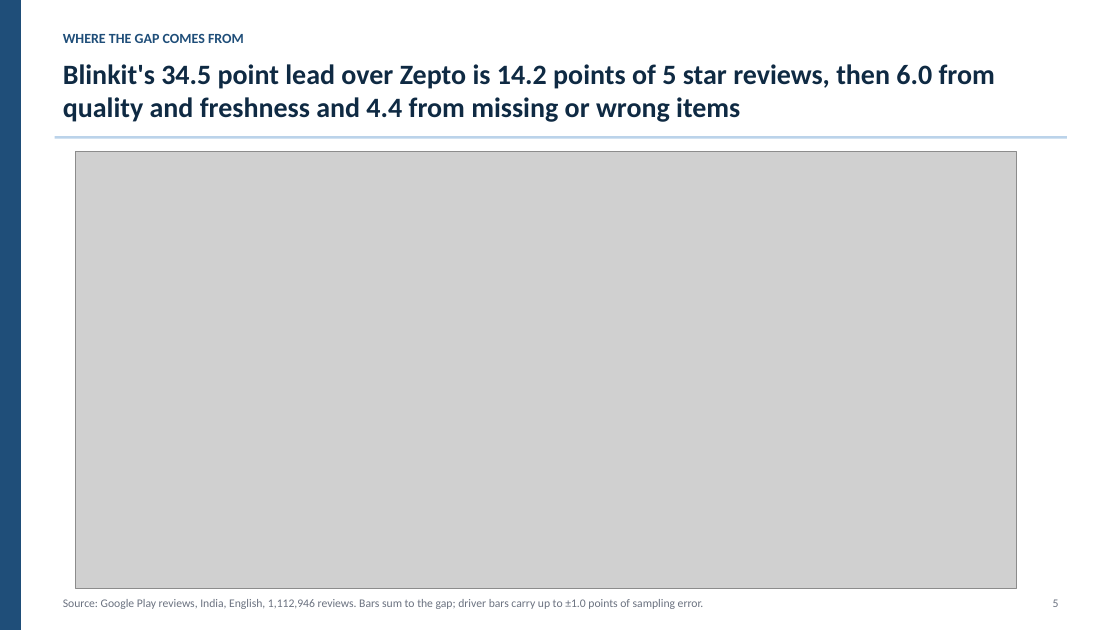
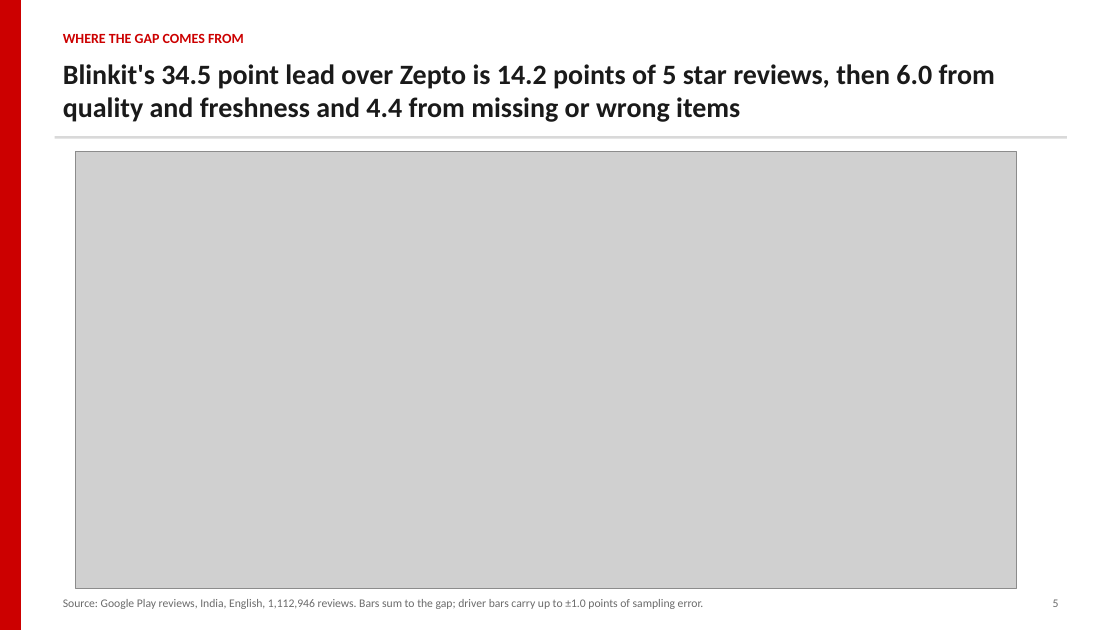
Before and after one commit to kaasyapv/Quick-Commerce-NPS-Benchmark-from-App-Reviews, a slide deck: slide 5 of deck/qcom_nps.pptx. Drawn at 1120x630 pixels with LibreOffice and Linux fonts; fonts in the diff are those of the drawing; grey boxes stand for pictures. Boxes give left, top, right and bottom in pixels: in the first picture for what was removed or moved away, otherwise in the second. Text is boxed around its words. In the diff, an @@ line names an element or a change of style, - is before the commit and + after.

```diff
--- a/deck/qcom_nps.pptx
+++ b/deck/qcom_nps.pptx
@@ rectangle at [0, 0, 21, 630]: fill #1F4E79 to #CC0000 @@
@@ text "WHERE THE GAP COMES FROM" at [63, 33, 244, 43]: text colour #1F4E79 to #CC0000 @@
@@ text "Blinkit's 34.5 point lead over ..." at [63, 64, 995, 122]: text colour #0F2A43 to #1A1A1A @@
@@ rectangle at [55, 136, 1067, 139]: fill #BBD3EA to #D9D9D9 @@
@@ text "Source: Google Play reviews, India, ..." at [63, 599, 704, 609]: text colour #6B7280 to #6B6B6B @@
```
Also in this commit, not shown: 6 other slides changed, 2 other files.
